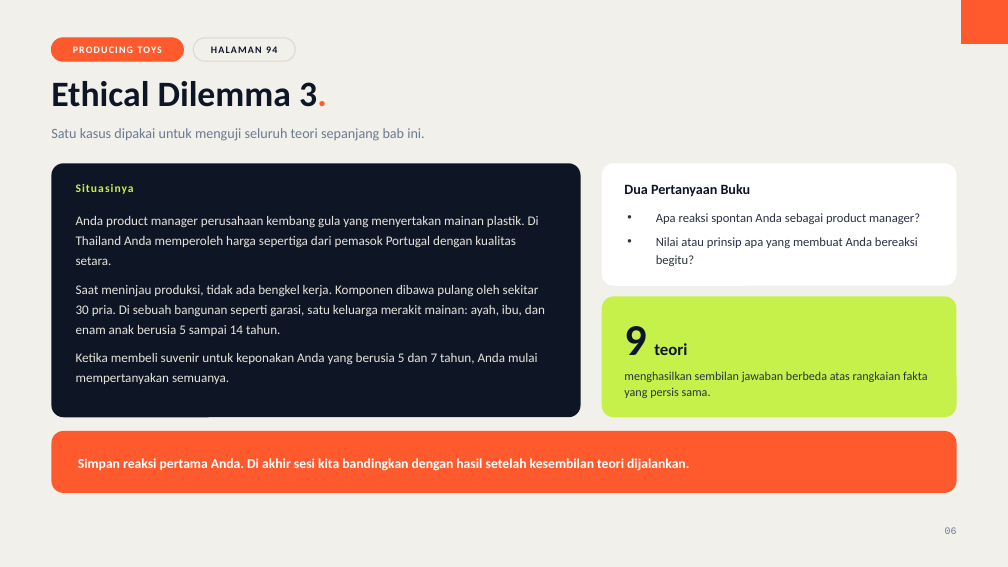
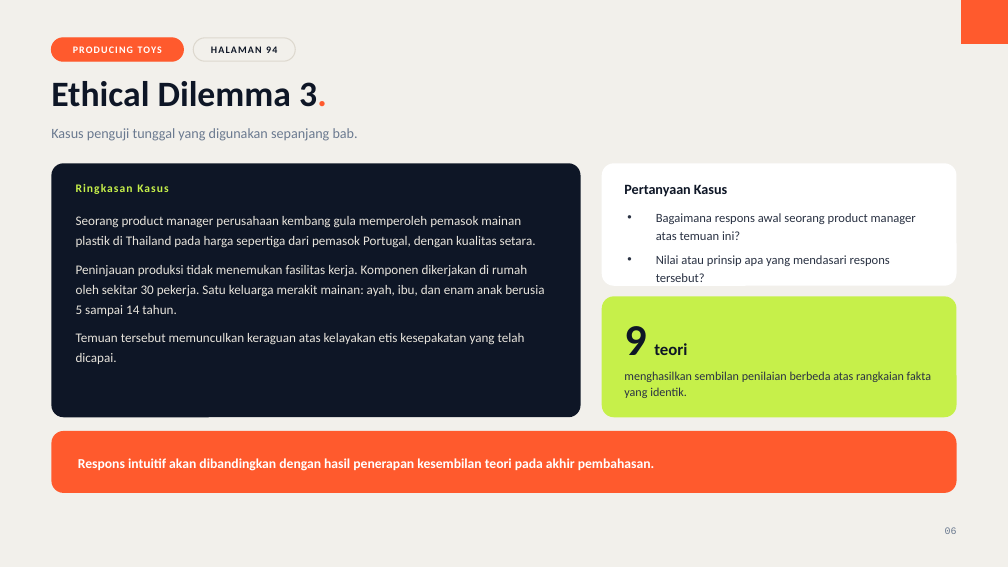
Before and after one commit to aslihabnuri/Dom-Manipulation, a slide deck: slide 6 of business-ethics/chapter-3/decks/Deck-1-Evaluating-Business-Ethics.pptx. Drawn at 1008x567 pixels with LibreOffice and Linux fonts; fonts in the diff are those of the drawing. Boxes give left, top, right and bottom in pixels: in the first picture for what was removed or moved away, otherwise in the second. Text is boxed around its words. In the diff, an @@ line names an element or a change of style, - is before the commit and + after.

```diff
--- a/business-ethics/chapter-3/decks/Deck-1-Evaluating-Business-Ethics.pptx
+++ b/business-ethics/chapter-3/decks/Deck-1-Evaluating-Business-Ethics.pptx
@@ text at box(51, 128, 358, 141): text changed @@
-Satu kasus dipakai untuk menguji seluruh teori sepanjang bab ini.
+Kasus penguji tunggal yang digunakan sepanjang bab.
@@ text at box(76, 184, 168, 194): text changed @@
-Situasinya
+Ringkasan Kasus
@@ text at box(624, 184, 727, 197): text changed @@
-Dua Pertanyaan Buku
+Pertanyaan Kasus
@@ text at box(76, 216, 544, 364): text changed @@
-Anda product manager perusahaan kembang gula yang menyertakan mainan plastik. Di Thailand Anda memperoleh harga sepertiga dari pemasok Portugal dengan kualitas setara.
-Saat meninjau produksi, tidak ada bengkel kerja. Komponen dibawa pulang oleh sekitar 30 pria. Di sebuah bangunan seperti garasi, satu keluarga merakit mainan: ayah, ibu, dan enam anak berusia 5 sampai 14 tahun.
-Ketika membeli suvenir untuk keponakan Anda yang berusia 5 dan 7 tahun, Anda mulai mempertanyakan semuanya.
+Seorang product manager perusahaan kembang gula memperoleh pemasok mainan plastik di Thailand pada harga sepertiga dari pemasok Portugal, dengan kualitas setara.
+Peninjauan produksi tidak menemukan fasilitas kerja. Komponen dikerjakan di rumah oleh sekitar 30 pekerja. Satu keluarga merakit mainan: ayah, ibu, dan enam anak berusia 5 sampai 14 tahun.
+Temuan tersebut memunculkan keraguan atas kelayakan etis kesepakatan yang telah dicapai.
@@ text at box(656, 213, 916, 282): text changed @@
-• Apa reaksi spontan Anda sebagai product manager?
-• Nilai atau prinsip apa yang membuat Anda bereaksi begitu?
+• Bagaimana respons awal seorang product manager atas temuan ini?
+• Nilai atau prinsip apa yang mendasari respons tersebut?
@@ text at box(624, 371, 931, 398): text changed @@
-menghasilkan sembilan jawaban berbeda atas rangkaian fakta yang persis sama.
+menghasilkan sembilan penilaian berbeda atas rangkaian fakta yang identik.
@@ text at box(78, 458, 654, 471): text changed @@
-Simpan reaksi pertama Anda. Di akhir sesi kita bandingkan dengan hasil setelah kesembilan teori dijalankan.
+Respons intuitif akan dibandingkan dengan hasil penerapan kesembilan teori pada akhir pembahasan.
```
Also in this commit, not shown: 20 other slides changed, 5 other files.
